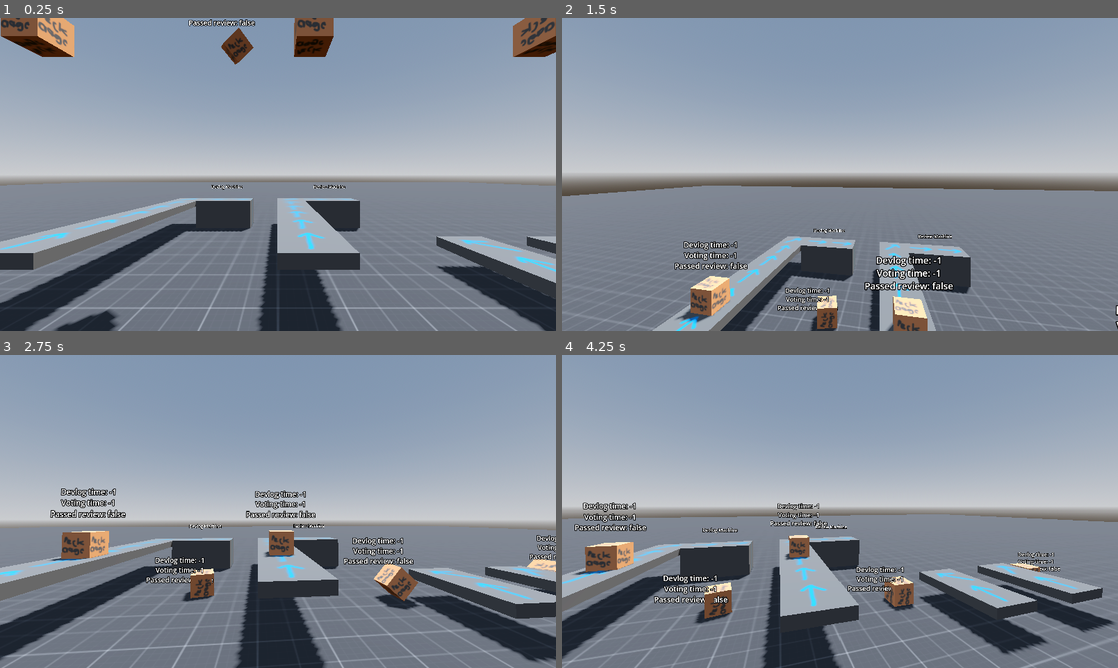
Above: before the commit, frames 1-4 (two rows, left to right).
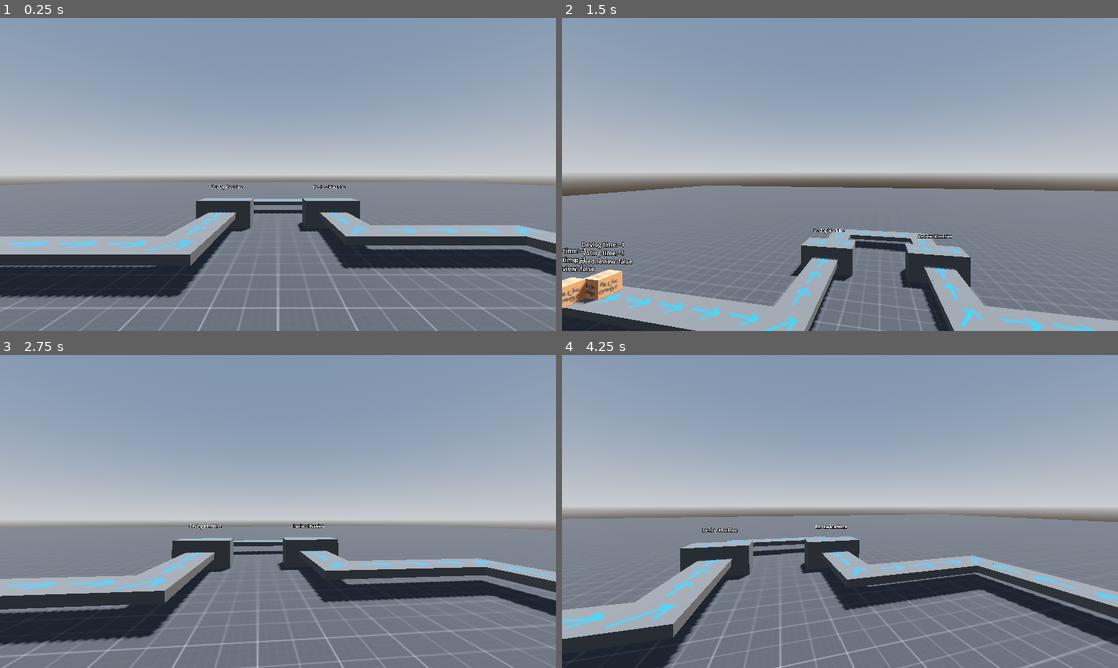
Above: after the commit, the same moments.

Repository: MrSeven3/The-Flavortown-Port
Game: Godot game, scene res://scenes/testing/testing_scene.tscn
Two runs of this game, one before a commit and one after it. Both use one fixed random seed, a clock stepped at 60 frames per second and the inputs below.
Inputs (mouse positions are in pixels of both pictures, inside the frame that each line leads up to):
- Up to frame 1 (0.25 s): no input
- Up to frame 2 (1.5 s): tap Enter at 0.5 s; move the mouse to (867, 174) at 0.52 s; hold Up from 0.53 s (still down); tap Alt at 0.6 s; tap Space at 0.77 s; move the mouse to (812, 174) at 1.27 s; tap Shift at 1.35 s
- Up to frame 3 (2.75 s): keep holding Up; tap Space at 1.52 s; move the mouse to (289, 505) at 2.02 s; tap E at 2.1 s
- Up to frame 4 (4.25 s): keep holding Up; move the mouse to (834, 517) at 2.77 s; tap Alt at 2.85 s; tap Space at 3.02, 3.77 s; move the mouse to (878, 514) at 3.52 s; hold Shift from 3.53 s (still down)

The runs differ from the first frame. In frame 1, 24% of the frame differs, in the area x 0-100%, y 0-100%; in frame 2, 16%; in frame 3, 22%; in frame 4, 22%.

Commit message:
Create convincing conveyor belt path with twists and turns through both machines
Co-authored-by: MrSeven3 <127050193+MrSeven3@users.noreply.github.com>

Diff:
--- a/scenes/testing/testing_scene.tscn
+++ b/scenes/testing/testing_scene.tscn
@@ -51,72 +51,123 @@
 skeleton = NodePath("../..")
 
 [node name="ShippingCrate" parent="." unique_id=344893090 instance=ExtResource("2_g2foc")]
-transform = Transform3D(0.70710677, -0.6123724, 0.35355338, 0.70710677, 0.6123724, -0.35355338, 0, 0.5, 0.8660253, -1, 6.150027, -2)
+transform = Transform3D(0.99999994, 0, 0, 0, 0.99999994, 0, 0, 0, 0.99999994, -8, 1.5, 2)
 
 [node name="ShippingCrate2" parent="." unique_id=783893628 instance=ExtResource("2_g2foc")]
-transform = Transform3D(0.99999994, 0, 0, 0, 0.99999994, 0, 0, 0, 0.99999994, 4, 5.150027, 0)
+transform = Transform3D(0.99999994, 0, 0, 0, 0.99999994, 0, 0, 0, 0.99999994, -8, 1.5, 1)
 
 [node name="ShippingCrate4" parent="." unique_id=631265401 instance=ExtResource("2_g2foc")]
-transform = Transform3D(0.99999994, 0, 0, 0, 0.99999994, 0, 0, 0, 0.99999994, 0.5, 5.15, 0)
+transform = Transform3D(0.99999994, 0, 0, 0, 0.99999994, 0, 0, 0, 0.99999994, -8, 1.5, 0)
 
 [node name="ShippingCrate5" parent="." unique_id=2095857316 instance=ExtResource("2_g2foc")]
-transform = Transform3D(0.99999994, 0, 0, 0, 0.99999994, 0, 0, 0, 0.99999994, -3.5, 5.15, 0)
+transform = Transform3D(0.99999994, 0, 0, 0, 0.99999994, 0, 0, 0, 0.99999994, -8, 1.5, -0.5)
 
 [node name="ShippingCrate3" parent="." unique_id=1135789171 instance=ExtResource("2_g2foc")]
-transform = Transform3D(0.99999994, 0, 0, 0, 0.99999994, 0, 0, 0, 0.99999994, 6, 5.150027, 0)
+transform = Transform3D(0.99999994, 0, 0, 0, 0.99999994, 0, 0, 0, 0.99999994, -8, 3, 1.5)
 
 [node name="Player" parent="." unique_id=399662573 instance=ExtResource("4_kiqwp")]
 transform = Transform3D(1, 0, 0, 0, 1, 0, 0, 0, 1, 0, 1, 3)
 
 [node name="ConveyorBelts" type="Node3D" parent="." unique_id=1908229515]
 
-[node name="StraightConveyor" parent="ConveyorBelts" unique_id=1466916600 instance=ExtResource("3_ix85o")]
-transform = Transform3D(1, 0, 0, 0, 1, 0, 0, 0, 1, 0.5, 1.4, 0)
+[node name="Start1" parent="ConveyorBelts" unique_id=1466916600 instance=ExtResource("3_ix85o")]
+transform = Transform3D(1, 0, 0, 0, 1, 0, 0, 0, 1, -8, 1, 2)
 
-[node name="StraightConveyor2" parent="ConveyorBelts" unique_id=1818859155 instance=ExtResource("3_ix85o")]
-transform = Transform3D(1, 0, 0, 0, 1, 0, 0, 0, 1, 4, 1, 0)
+[node name="Start2" parent="ConveyorBelts" unique_id=1818859155 instance=ExtResource("3_ix85o")]
+transform = Transform3D(1, 0, 0, 0, 1, 0, 0, 0, 1, -8, 1, 1)
 
-[node name="StraightConveyor3" parent="ConveyorBelts" unique_id=1890298817 instance=ExtResource("3_ix85o")]
-transform = Transform3D(1, 0, 0, 0, 1, 0, 0, 0, 1, 0.5, 1.4, -1)
+[node name="Start3" parent="ConveyorBelts" unique_id=1890298817 instance=ExtResource("3_ix85o")]
+transform = Transform3D(1, 0, 0, 0, 1, 0, 0, 0, 1, -8, 1, 0)
 
-[node name="StraightConveyor4" parent="ConveyorBelts" unique_id=1953829051 instance=ExtResource("3_ix85o")]
-transform = Transform3D(1, 0, 0, 0, 1, 0, 0, 0, 1, 0.5, 1.4, -2)
+[node name="RightTurn1" parent="ConveyorBelts" unique_id=1953829051 instance=ExtResource("6_sfjpx")]
+transform = Transform3D(1, 0, 0, 0, 1, 0, 0, 0, 1, -8, 1, -1)
 
-[node name="StraightConveyor5" parent="ConveyorBelts" unique_id=1876622324 instance=ExtResource("3_ix85o")]
-transform = Transform3D(1, 0, 0, 0, 1, 0, 0, 0, 1, 0.5, 1.4, -3)
+[node name="TowardsMachine1" parent="ConveyorBelts" unique_id=1876622324 instance=ExtResource("3_ix85o")]
+transform = Transform3D(-4.371139e-08, 0, -1, 0, 1, 0, 1, 0, -4.371139e-08, -7, 1, -1)
 
-[node name="StraightConveyor6" parent="ConveyorBelts" unique_id=1174821003 instance=ExtResource("3_ix85o")]
-transform = Transform3D(1, 0, 0, 0, 0.99999994, 0, 0, 0, 0.99999994, 0.5, 1.4, -4)
+[node name="TowardsMachine2" parent="ConveyorBelts" unique_id=1174821003 instance=ExtResource("3_ix85o")]
+transform = Transform3D(-4.371139e-08, 0, -1, 0, 1, 0, 1, 0, -4.371139e-08, -6, 1, -1)
 
-[node name="LeftTurnConveyor" parent="ConveyorBelts" unique_id=704359900 instance=ExtResource("5_kiqwp")]
-transform = Transform3D(1, 0, -1.7484555e-07, 0, 1, 0, 1.7484555e-07, 0, 1, 4, 1, -1)
+[node name="TowardsMachine3" parent="ConveyorBelts" unique_id=704359900 instance=ExtResource("3_ix85o")]
+transform = Transform3D(-4.371139e-08, 0, -1, 0, 1, 0, 1, 0, -4.371139e-08, -5, 1, -1)
 
-[node name="StraightConveyor8" parent="ConveyorBelts" unique_id=48756822 instance=ExtResource("3_ix85o")]
+[node name="TowardsMachine4" parent="ConveyorBelts" unique_id=48756822 instance=ExtResource("3_ix85o")]
+transform = Transform3D(-4.371139e-08, 0, -1, 0, 1, 0, 1, 0, -4.371139e-08, -4, 1, -1)
+
+[node name="TowardsMachine5" parent="ConveyorBelts" unique_id=1852519897 instance=ExtResource("3_ix85o")]
+transform = Transform3D(-4.371139e-08, 0, -1, 0, 1, 0, 1, 0, -4.371139e-08, -3, 1, -1)
+
+[node name="LeftTurn1" parent="ConveyorBelts" unique_id=1857387394 instance=ExtResource("5_kiqwp")]
+transform = Transform3D(-4.371139e-08, 0, -1, 0, 1, 0, 1, 0, -4.371139e-08, -2, 1, -1)
+
+[node name="BeforeMachine1_1" parent="ConveyorBelts" unique_id=1451140527 instance=ExtResource("3_ix85o")]
+transform = Transform3D(1, 0, 0, 0, 1, 0, 0, 0, 1, -2, 1, -2)
+
+[node name="BeforeMachine1_2" parent="ConveyorBelts" unique_id=1463100464 instance=ExtResource("3_ix85o")]
+transform = Transform3D(1, 0, 0, 0, 1, 0, 0, 0, 1, -2, 1, -3)
+
+[node name="BeforeMachine1_3" parent="ConveyorBelts" unique_id=539955286 instance=ExtResource("3_ix85o")]
+transform = Transform3D(1, 0, 0, 0, 1, 0, 0, 0, 1, -2, 1, -4)
+
+[node name="AfterMachine1_1" parent="ConveyorBelts" unique_id=571013870 instance=ExtResource("3_ix85o")]
+transform = Transform3D(1, 0, 0, 0, 1, 0, 0, 0, 1, -2, 1, -6)
+
+[node name="AfterMachine1_2" parent="ConveyorBelts" unique_id=1618452938 instance=ExtResource("3_ix85o")]
+transform = Transform3D(1, 0, 0, 0, 1, 0, 0, 0, 1, -2, 1, -7)
+
+[node name="LeftTurn2" parent="ConveyorBelts" unique_id=1587949913 instance=ExtResource("5_kiqwp")]
+transform = Transform3D(1, 0, 0, 0, 1, 0, 0, 0, 1, -2, 1, -8)
+
+[node name="Bridge1" parent="ConveyorBelts" instance=ExtResource("3_ix85o")]
+transform = Transform3D(-4.371139e-08, 0, -1, 0, 1, 0, 1, 0, -4.371139e-08, -1, 1, -8)
+
+[node name="Bridge2" parent="ConveyorBelts" instance=ExtResource("3_ix85o")]
+transform = Transform3D(-4.371139e-08, 0, -1, 0, 1, 0, 1, 0, -4.371139e-08, 0, 1, -8)
+
+[node name="Bridge3" parent="ConveyorBelts" instance=ExtResource("3_ix85o")]
+transform = Transform3D(-4.371139e-08, 0, -1, 0, 1, 0, 1, 0, -4.371139e-08, 1, 1, -8)
+
+[node name="RightTurn2" parent="ConveyorBelts" instance=ExtResource("6_sfjpx")]
+transform = Transform3D(-4.371139e-08, 0, -1, 0, 1, 0, 1, 0, -4.371139e-08, 2, 1, -8)
+
+[node name="BeforeMachine2_1" parent="ConveyorBelts" instance=ExtResource("3_ix85o")]
+transform = Transform3D(1, 0, 0, 0, 1, 0, 0, 0, 1, 2, 1, -7)
+
+[node name="BeforeMachine2_2" parent="ConveyorBelts" instance=ExtResource("3_ix85o")]
+transform = Transform3D(1, 0, 0, 0, 1, 0, 0, 0, 1, 2, 1, -6)
+
+[node name="AfterMachine2_1" parent="ConveyorBelts" instance=ExtResource("3_ix85o")]
+transform = Transform3D(1, 0, 0, 0, 1, 0, 0, 0, 1, 2, 1, -4)
+
+[node name="AfterMachine2_2" parent="ConveyorBelts" instance=ExtResource("3_ix85o")]
+transform = Transform3D(1, 0, 0, 0, 1, 0, 0, 0, 1, 2, 1, -3)
+
+[node name="RightTurn3" parent="ConveyorBelts" instance=ExtResource("6_sfjpx")]
+transform = Transform3D(1, 0, 0, 0, 1, 0, 0, 0, 1, 2, 1, -2)
+
+[node name="ToEnd1" parent="ConveyorBelts" instance=ExtResource("3_ix85o")]
+transform = Transform3D(-4.371139e-08, 0, -1, 0, 1, 0, 1, 0, -4.371139e-08, 3, 1, -2)
+
+[node name="ToEnd2" parent="ConveyorBelts" instance=ExtResource("3_ix85o")]
+transform = Transform3D(-4.371139e-08, 0, -1, 0, 1, 0, 1, 0, -4.371139e-08, 4, 1, -2)
+
+[node name="ToEnd3" parent="ConveyorBelts" instance=ExtResource("3_ix85o")]
+transform = Transform3D(-4.371139e-08, 0, -1, 0, 1, 0, 1, 0, -4.371139e-08, 5, 1, -2)
+
+[node name="LeftTurn3" parent="ConveyorBelts" instance=ExtResource("5_kiqwp")]
+transform = Transform3D(-4.371139e-08, 0, -1, 0, 1, 0, 1, 0, -4.371139e-08, 6, 1, -2)
+
+[node name="End1" parent="ConveyorBelts" instance=ExtResource("3_ix85o")]
+transform = Transform3D(1, 0, 0, 0, 1, 0, 0, 0, 1, 6, 1, -1)
+
+[node name="End2" parent="ConveyorBelts" instance=ExtResource("3_ix85o")]
 transform = Transform3D(1, 0, 0, 0, 1, 0, 0, 0, 1, 6, 1, 0)
 
-[node name="RightTurnConveyor" parent="ConveyorBelts" unique_id=1852519897 instance=ExtResource("6_sfjpx")]
-transform = Transform3D(1, 0, 0, 0, 1, 0, 0, 0, 1, 6, 1, -1)
+[node name="End3" parent="ConveyorBelts" instance=ExtResource("3_ix85o")]
+transform = Transform3D(1, 0, 0, 0, 1, 0, 0, 0, 1, 6, 1, 1)
 
-[node name="RightTurnConveyor2" parent="ConveyorBelts" unique_id=1857387394 instance=ExtResource("6_sfjpx")]
-transform = Transform3D(1, 0, 0, 0, 1, 0, 0, 0, 1, 0.5, 1.4, -5)
-
-[node name="StraightConveyor7" parent="ConveyorBelts" unique_id=1451140527 instance=ExtResource("3_ix85o")]
-transform = Transform3D(1, 0, 0, 0, 1, 0, 0, 0, 1, -3.5, 1.4, 0)
-
-[node name="StraightConveyor9" parent="ConveyorBelts" unique_id=1463100464 instance=ExtResource("3_ix85o")]
-transform = Transform3D(1, 0, 0, 0, 1, 0, 0, 0, 1, -3.5, 1.4, -1)
-
-[node name="StraightConveyor10" parent="ConveyorBelts" unique_id=539955286 instance=ExtResource("3_ix85o")]
-transform = Transform3D(1, 0, 0, 0, 1, 0, 0, 0, 1, -3.5, 1.4, -2)
-
-[node name="StraightConveyor11" parent="ConveyorBelts" unique_id=571013870 instance=ExtResource("3_ix85o")]
-transform = Transform3D(1, 0, 0, 0, 1, 0, 0, 0, 1, -3.5, 1.4, -3)
-
-[node name="StraightConveyor12" parent="ConveyorBelts" unique_id=1618452938 instance=ExtResource("3_ix85o")]
-transform = Transform3D(1, 0, 0, 0, 0.99999994, 0, 0, 0, 0.99999994, -3.5, 1.4, -4)
-
-[node name="RightTurnConveyor3" parent="ConveyorBelts" unique_id=1587949913 instance=ExtResource("6_sfjpx")]
-transform = Transform3D(1, 0, 0, 0, 1, 0, 0, 0, 1, -3.5, 1.4, -5)
+[node name="End4" parent="ConveyorBelts" instance=ExtResource("3_ix85o")]
+transform = Transform3D(1, 0, 0, 0, 1, 0, 0, 0, 1, 6, 1, 2)
 
 [node name="ShipRaterMachine" parent="." unique_id=390623819 instance=ExtResource("7_lkjms")]
 transform = Transform3D(-4.371139e-08, 0, -1, 0, 1, 0, 1, 0, -4.371139e-08, 2, 1, -5)
